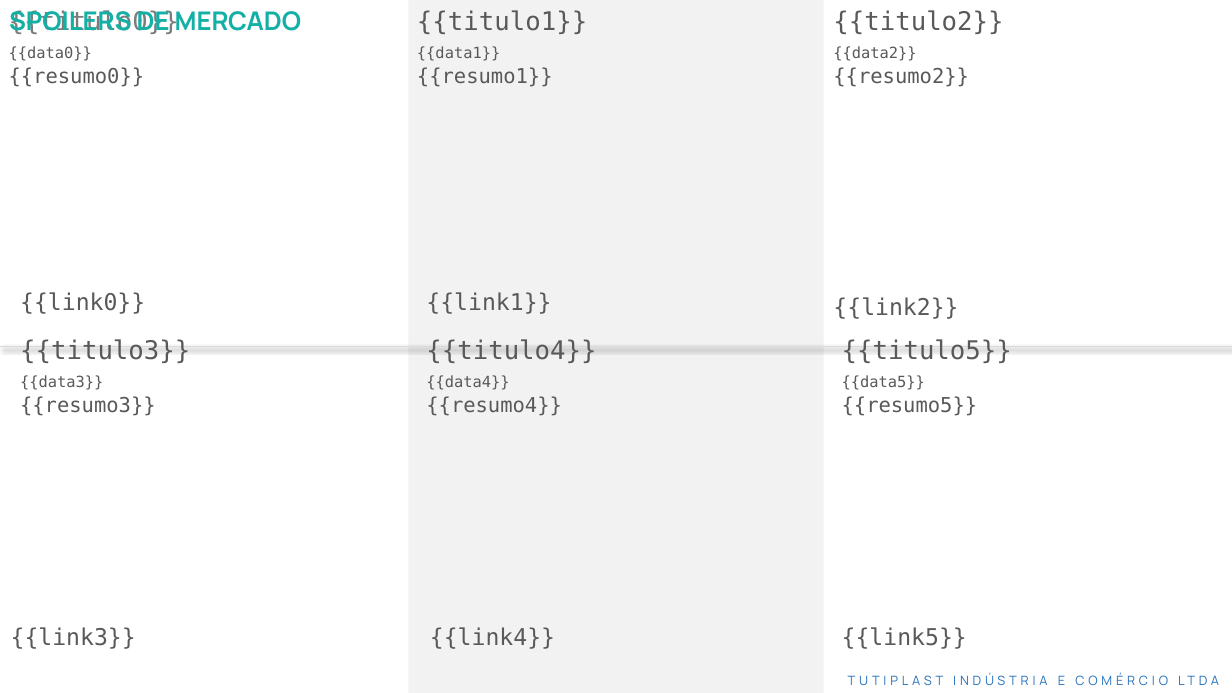
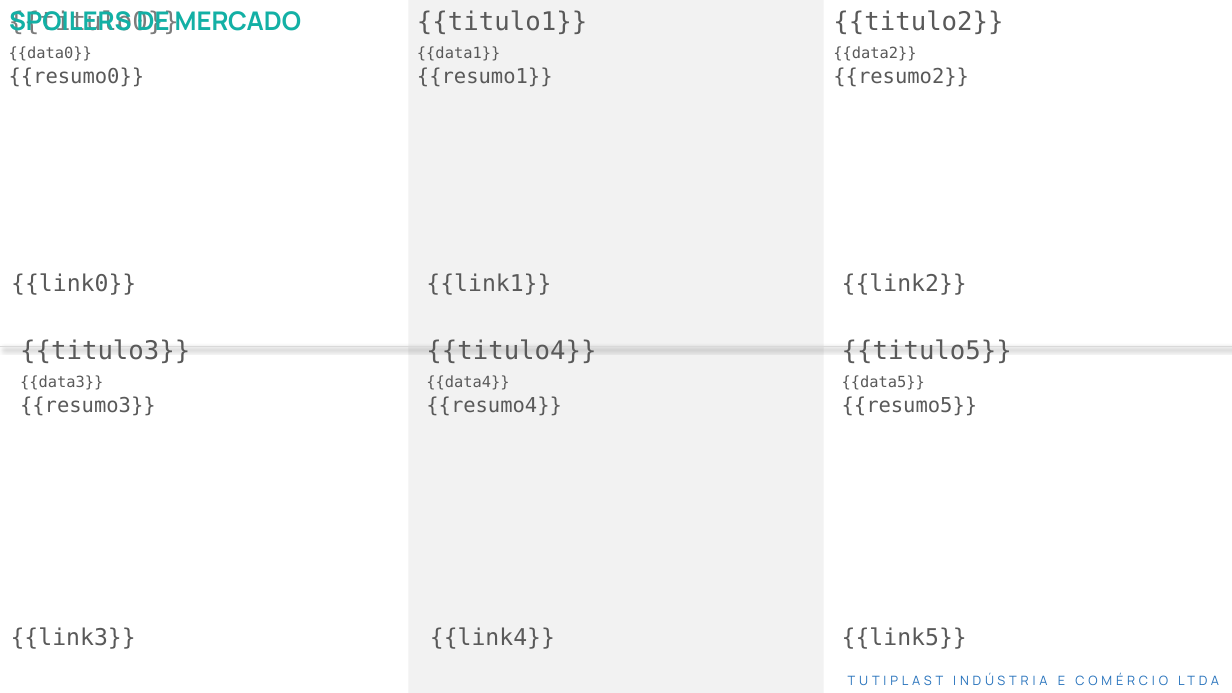
Before and after one commit to kamilypl/API-Python, a slide deck: slide 1 of template.pptx. Drawn at 1232x693 pixels with LibreOffice and Linux fonts; fonts in the diff are those of the drawing. Boxes give left, top, right and bottom in pixels: in the first picture for what was removed or moved away, otherwise in the second. Text is boxed around its words. In the diff, an @@ line names an element or a change of style, - is before the commit and + after.

Commit message:
deploy

```diff
--- a/template.pptx
+++ b/template.pptx
@@ text "{{link0}}": place and size @@
-text "{{link0}}" at <box>20,292,145,314</box>
+text "{{link0}}" at <box>11,273,136,295</box>
@@ text "{{link1}}": place and size @@
-text "{{link1}}" at <box>426,292,551,314</box>
+text "{{link1}}" at <box>426,273,551,295</box>
@@ text "{{link2}}": place and size @@
-text "{{link2}}" at <box>833,297,958,319</box>
+text "{{link2}}" at <box>842,273,967,295</box>
```
